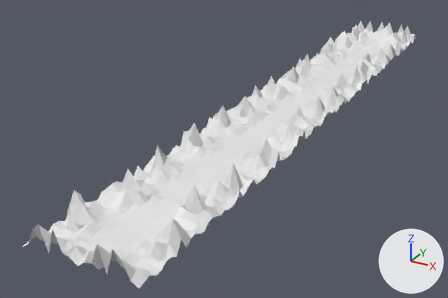
The glTF model godot_project/models/blue_stage_long.gltf, before and after one commit.
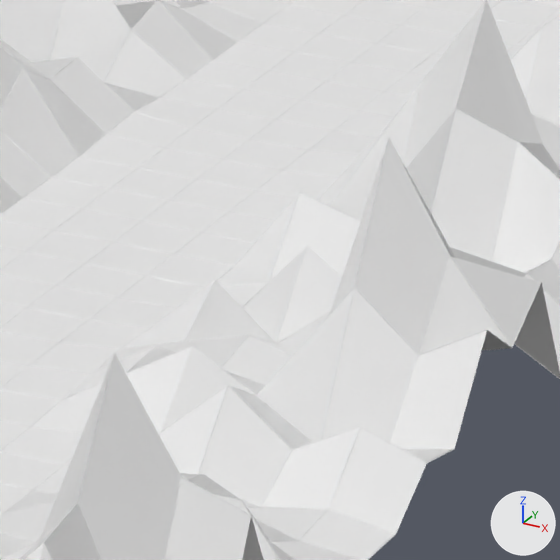
There are two pictures of each version: one whole from a 50 mm lens placed at (5.04, -12.54, 4.78), pointed at (-1.18, -1.22, -0.88), one close up on the part from 57% to 68% of the width and 35% to 52% of the height. Lighting does not change. The marker at lower right points along +X, +Y and +Z. Vertices at the same position are counted once.
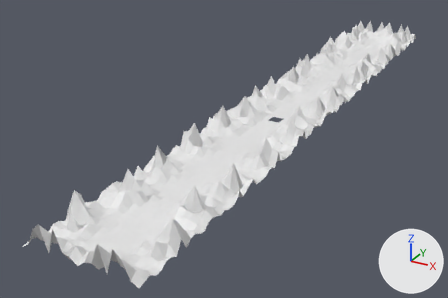
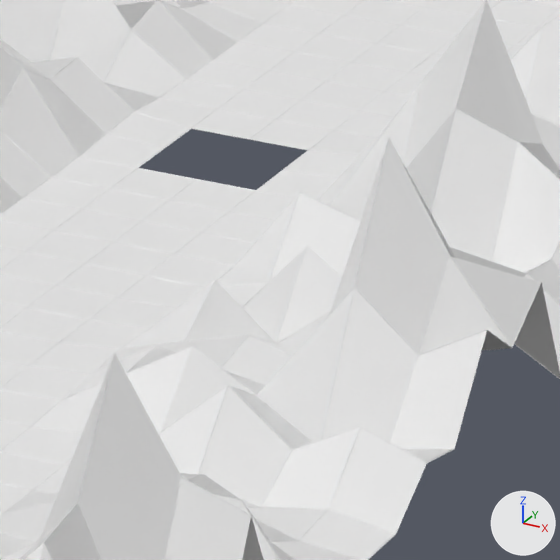
Location of each change, (x1, y1, x2, y2) in pixels of the close-ups (560 x 560 px):
part 1 of me_grid_001, deleted: before (139, 129, 307, 190)

What the commit changed:
me_grid_001 has 2040 vertices, 3808 faces and spans x -1.0..1.0, y -7.4..7.4, z 0.0..0.51.
me_grid_001 is used by ob_grid; location (0.0, 0.0, 0.0).
Verts and faces of me_grid_001; kept vertices keep their numbers, new ones are numbered from 2040.
Before the commit, vertices of me_grid_001: 457 (-0.12, -1.18, 0.0) at pixel (137, 168), 458 (0.0, -1.18, 0.0) at pixel (196, 179), 466 (-0.12, -1.06, 0.0) at pixel (164, 148), 467 (0.0, -1.06, 0.0) at pixel (223, 159), 475 (-0.12, -0.93, 0.0) at pixel (191, 128).
Before the commit, vertices of me_grid_001: 476 (0.0, -0.93, 0.0) at pixel (249, 139), 1487 (0.12, -1.18, 0.0) at pixel (255, 190), 1495 (0.12, -1.06, 0.0) at pixel (282, 170), 1503 (0.12, -0.93, 0.0) at pixel (308, 150).
Part 1, on me_grid_001:
Vertices deleted: 467 (with the faces that use them).
Faces deleted: (457, 458, 466), (476, 1495, 1503).
